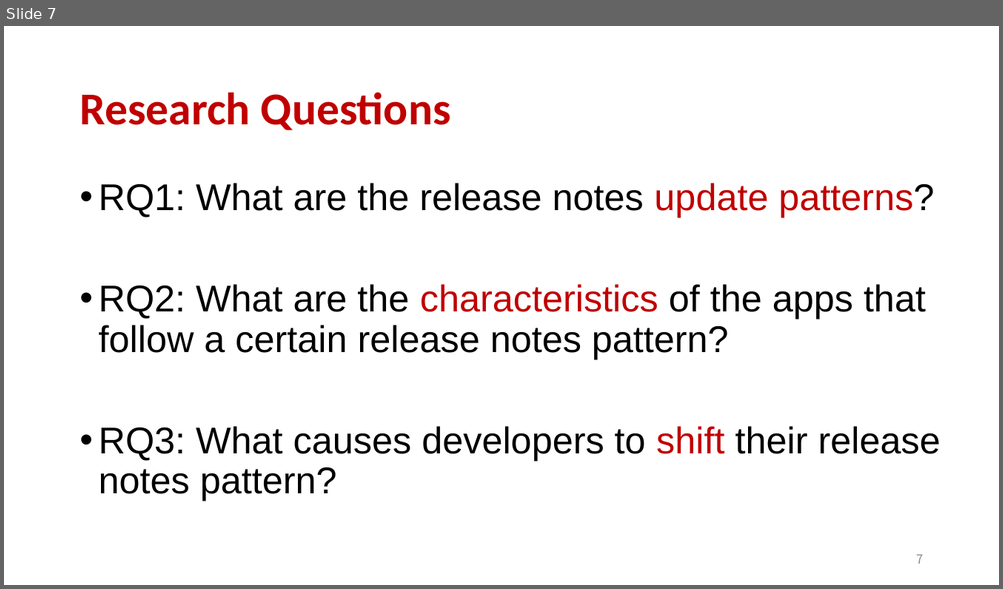
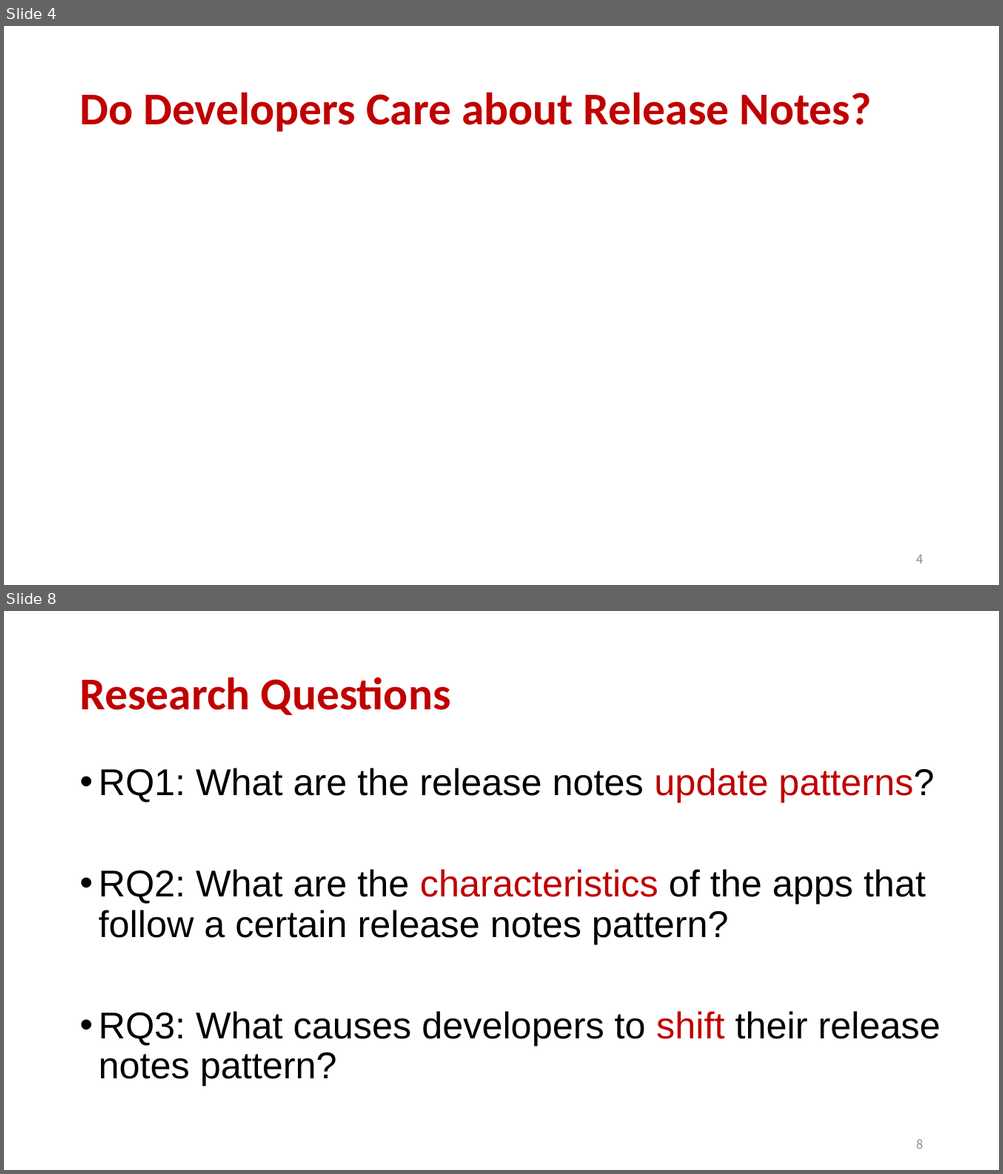
Before and after one commit to aidanby/aidanby.github.io, a slide deck: files/icse22.pptx. Shown one above the other, each under a label of ours: slide 7 before the commit, slides 4 and 8 after it; the slides between them are not shown. The pictures are 1003x589 and 1003x1174 pixels, drawn with LibreOffice and Linux fonts; fonts in the diff are those of the drawing. Boxes give left, top, right and bottom in pixels: in the first picture for what was removed or moved away, otherwise in the second. Text is boxed around its words. In the diff, an @@ line names an element or a change of style, - is before the commit and + after.

```diff
--- a/files/icse22.pptx
+++ b/files/icse22.pptx
@@ slide 4 added at (4, 26, 999, 585), background #FFFFFF @@
@@ title added at (79, 92, 871, 132), 44 pt, text #C00000, bold @@
+Do Developers Care about Release Notes?
@@ page number added at (916, 555, 922, 564), 12 pt, text #8C8C8C @@
+4
@@ what was slide 7 is now slide 8 @@
@@ page number at (916, 1139, 922, 1149): text changed @@
-7
+8
```
Also in this commit, not shown: 6 slides changed.
